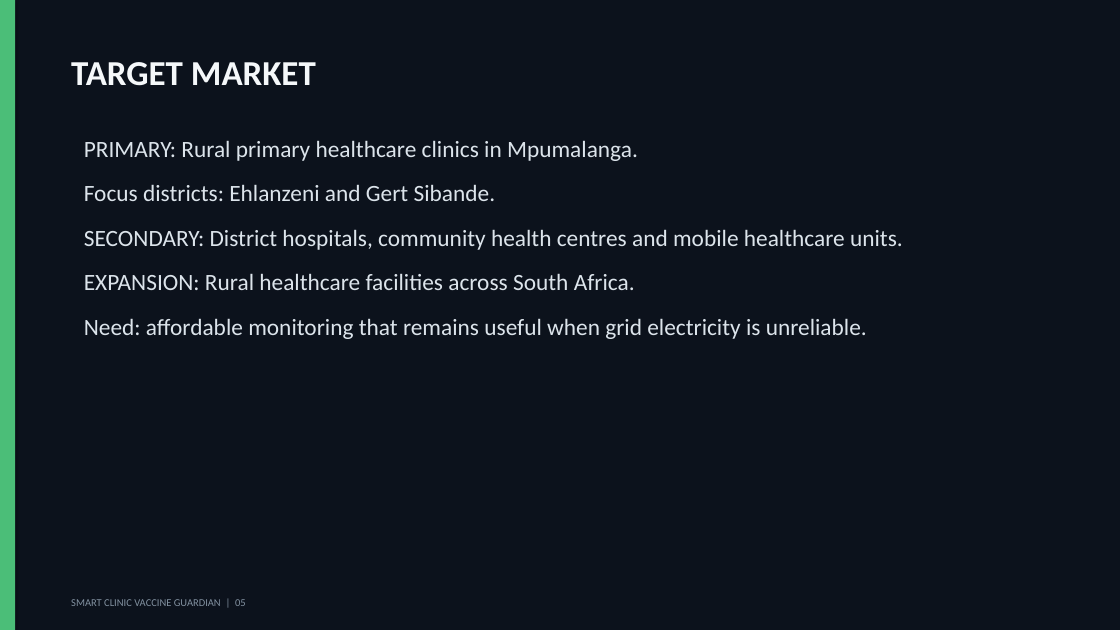
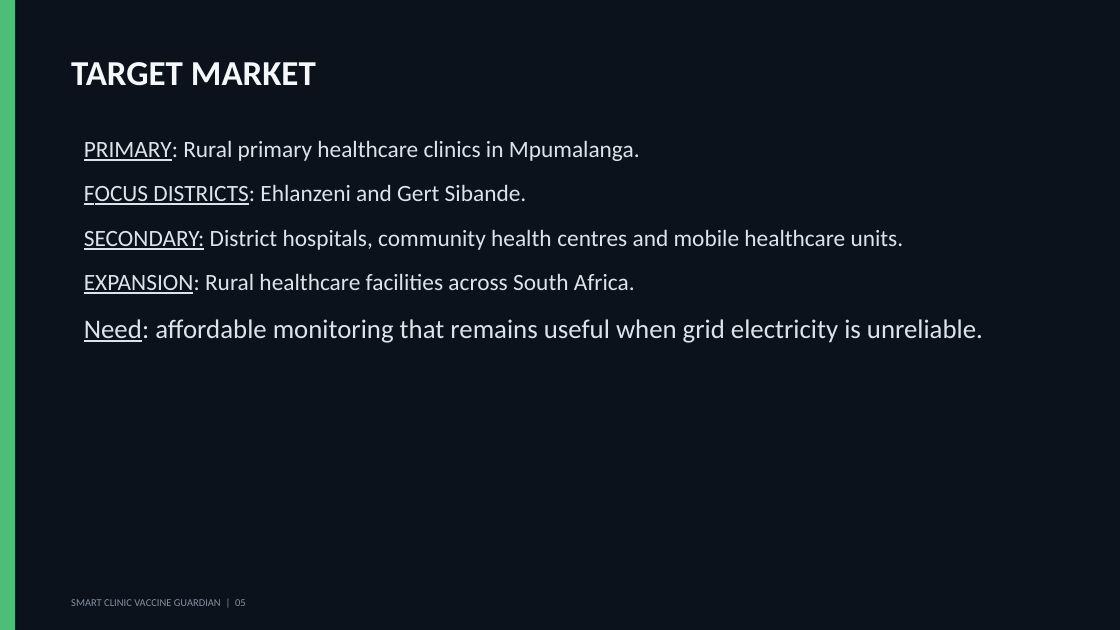
Before and after one commit to CodexHub-hack/codexhub, a slide deck: slide 5 of Smart_Clinic_Vaccine_Guardian_Pitch.pptx. Drawn at 1120x630 pixels with LibreOffice and Linux fonts; fonts in the diff are those of the drawing. Boxes give left, top, right and bottom in pixels: in the first picture for what was removed or moved away, otherwise in the second. Text is boxed around its words. In the diff, an @@ line names an element or a change of style, - is before the commit and + after.

```diff
--- a/Smart_Clinic_Vaccine_Guardian_Pitch.pptx
+++ b/Smart_Clinic_Vaccine_Guardian_Pitch.pptx
@@ text at (84,140,983,343): underline on in "PRIMARY:", "SECONDARY:", "EXPANSION:", "Need:"; size 20 to 23 pt in "Need: affordable monitoring that remains useful when ..." @@
@@ text at (84,184,527,205): text changed @@
-Focus districts: Ehlanzeni and Gert Sibande.
+FOCUS DISTRICTS: Ehlanzeni and Gert Sibande.
```
Also in this commit, not shown: 3 other slides changed, 1 slide added, 4 slides removed.
